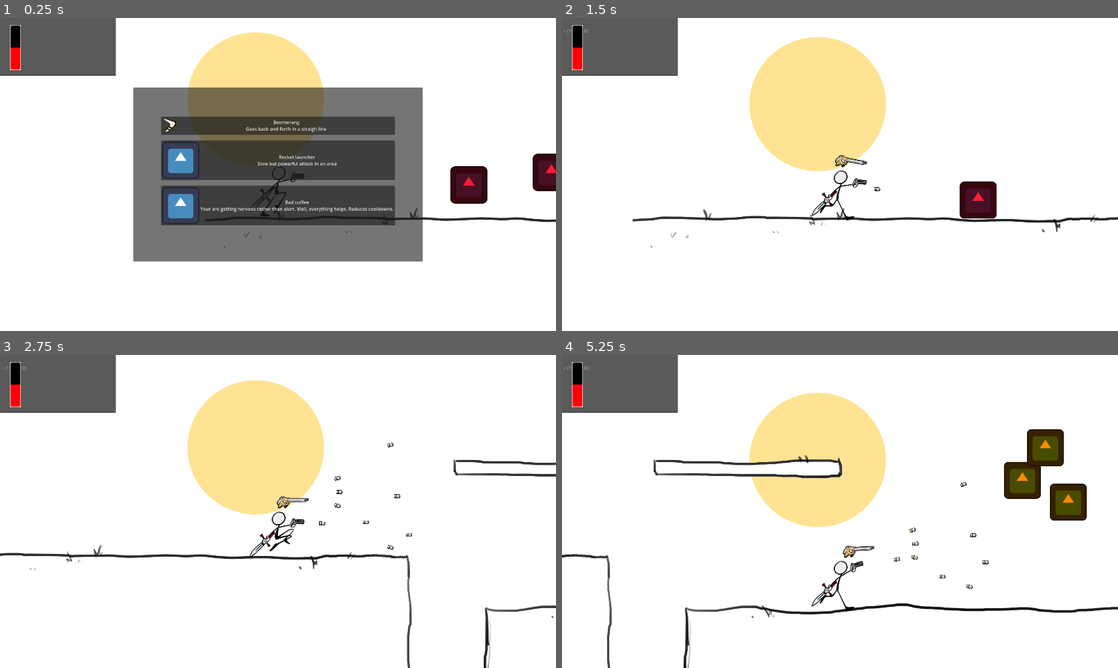
Above: before the commit, frames 1-4 (two rows, left to right).
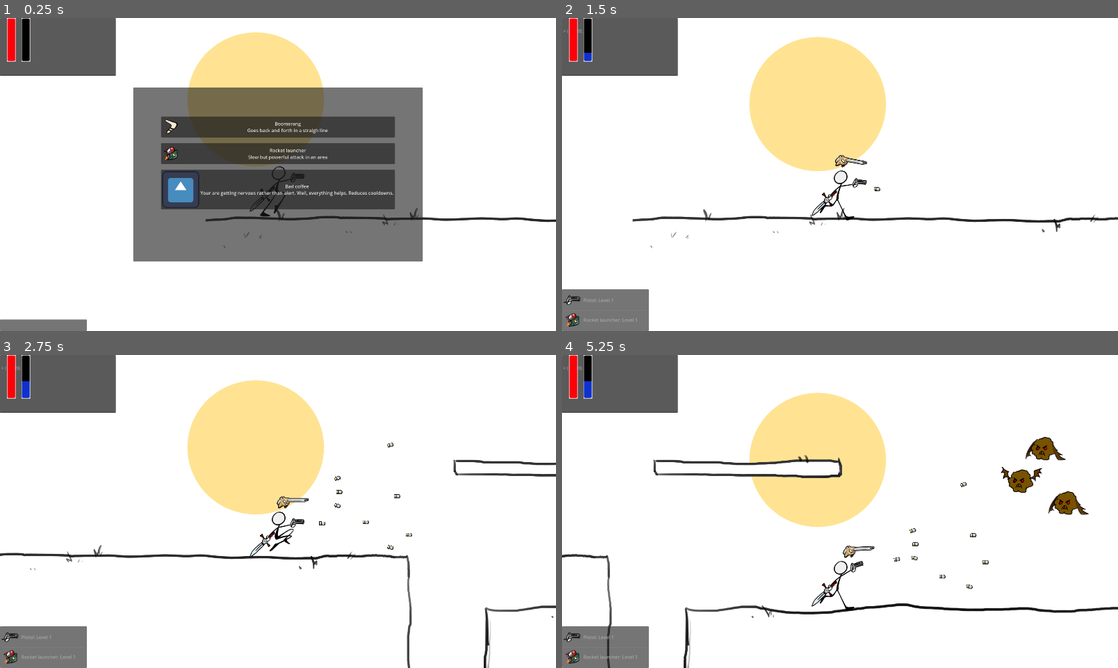
Above: after the commit, the same moments.

Repository: ricargoes/green-dusk
Game: Godot game, scene res://scenes/game.tscn
Same seed, same stepped clock (60 frames per second), same inputs: the game is played once before the commit and once after it. The engine's default icon, where the game draws it, is replaced by a stand-in: a white triangle on a blue panel in a dark square.
Inputs:
- Up to frame 1 (0.25 s): no input
- Up to frame 2 (1.5 s): click "Rocket launcher Slow but powe…" at 0.5 s
- Up to frame 3 (2.75 s): tap Space (jump) at 1.52, 2.27 s
- Up to frame 4 (5.25 s): tap Space (jump) at 3.77, 4.52 s

The runs differ from the first frame. In frame 1, 7.9% of the frame differs, in the area x 0-100%, y 0-100%; in frame 2, 3.5%; in frame 3, 2.7%; in frame 4, 5.0%.

Commit message:
powerups leveling up and visualization

Diff:
--- /dev/null
+++ b/scenes/enemies/basic_enemy.tscn
@@ -0,0 +1,32 @@
+[gd_scene load_steps=6 format=3 uid="uid://cv5x51jwgqxsq"]
+
+[ext_resource type="PackedScene" uid="uid://csfarad5ilhw6" path="res://scenes/enemies/enermy.tscn" id="1_8tfco"]
+[ext_resource type="Texture2D" uid="uid://booq2ffceqwgc" path="res://resources/sprites/enemies/baseEnemy1.png" id="2_2smkd"]
+[ext_resource type="Texture2D" uid="uid://cfyok2k0wo6r7" path="res://resources/sprites/enemies/baseEnemy2.png" id="3_cuomi"]
+
+[sub_resource type="SpriteFrames" id="SpriteFrames_wio7a"]
+animations = [{
+"frames": [{
+"duration": 1.0,
+"texture": ExtResource("2_2smkd")
+}, {
+"duration": 1.0,
+"texture": ExtResource("3_cuomi")
+}],
+"loop": true,
+"name": &"default",
+"speed": 5.0
+}]
+
+[sub_resource type="RectangleShape2D" id="RectangleShape2D_tj310"]
+size = Vector2(131, 186)
+
+[node name="BasicEnemy" instance=ExtResource("1_8tfco")]
+
+[node name="Sprite2D" parent="." index="0"]
+sprite_frames = SubResource("SpriteFrames_wio7a")
+autoplay = "default"
+
+[node name="CollisionShape2D" parent="." index="1"]
+position = Vector2(-1.5, 0)
+shape = SubResource("RectangleShape2D_tj310")
--- a/scenes/enemies/enermy.gd
+++ b/scenes/enemies/enermy.gd
@@ -14,6 +14,10 @@
 var life_points = 1
 
 signal defeated(who)
+
+func _ready() -> void:
+	var hero = get_tree().get_first_node_in_group("hero")
+	defeated.connect(hero.on_enermy_defeated)
 
 func _enter_tree():
 	life_points = max_life_points
--- a/scenes/enemies/enermy.tscn
+++ b/scenes/enemies/enermy.tscn
@@ -1,7 +1,6 @@
-[gd_scene load_steps=5 format=3 uid="uid://csfarad5ilhw6"]
+[gd_scene load_steps=4 format=3 uid="uid://csfarad5ilhw6"]
 
 [ext_resource type="Script" path="res://scenes/enemies/enermy.gd" id="1_toofk"]
-[ext_resource type="Texture2D" uid="uid://5rou5wm7frds" path="res://resources/icon.svg" id="2_6ri2b"]
 
 [sub_resource type="RectangleShape2D" id="RectangleShape2D_bwkce"]
 size = Vector2(128, 126)
@@ -14,9 +13,7 @@
 collision_mask = 4
 script = ExtResource("1_toofk")
 
-[node name="Sprite2D" type="Sprite2D" parent="."]
-self_modulate = Color(1, 0.113725, 0.196078, 1)
-texture = ExtResource("2_6ri2b")
+[node name="Sprite2D" type="AnimatedSprite2D" parent="."]
 
 [node name="CollisionShape2D" type="CollisionShape2D" parent="."]
 shape = SubResource("RectangleShape2D_bwkce")
--- a/scenes/enemies/flying_enemy.tscn
+++ b/scenes/enemies/flying_enemy.tscn
@@ -1,9 +1,29 @@
-[gd_scene load_steps=3 format=3 uid="uid://biq6mnefrwx4"]
+[gd_scene load_steps=7 format=3 uid="uid://biq6mnefrwx4"]
 
 [ext_resource type="PackedScene" uid="uid://csfarad5ilhw6" path="res://scenes/enemies/enermy.tscn" id="1_5b1bj"]
 [ext_resource type="Script" path="res://scenes/enemies/flying_enemy.gd" id="2_vyr0w"]
+[ext_resource type="Texture2D" uid="uid://cu1u2t25ie5vd" path="res://resources/sprites/enemies/volador1.png" id="3_evfhe"]
+[ext_resource type="Texture2D" uid="uid://djejdopq0krqd" path="res://resources/sprites/enemies/volador2.png" id="4_8r5qn"]
+
+[sub_resource type="SpriteFrames" id="SpriteFrames_qcni8"]
+animations = [{
+"frames": [{
+"duration": 1.0,
+"texture": ExtResource("3_evfhe")
+}, {
+"duration": 1.0,
+"texture": ExtResource("4_8r5qn")
+}],
+"loop": true,
+"name": &"default",
+"speed": 10.0
+}]
+
+[sub_resource type="RectangleShape2D" id="RectangleShape2D_25rpp"]
+size = Vector2(84, 78)
 
 [node name="FlyingEnemy" groups=["airborne"] instance=ExtResource("1_5b1bj")]
+collision_mask = 0
 script = ExtResource("2_vyr0w")
 wander_upper_limit = 200.0
 wander_lower_limit = 500.0
@@ -13,3 +33,8 @@
 
 [node name="Sprite2D" parent="." index="0"]
 self_modulate = Color(1, 0.541176, 0, 1)
+sprite_frames = SubResource("SpriteFrames_qcni8")
+autoplay = "default"
+
+[node name="CollisionShape2D" parent="." index="1"]
+shape = SubResource("RectangleShape2D_25rpp")
--- a/scenes/global/game_library.gd
+++ b/scenes/global/game_library.gd
@@ -9,63 +9,67 @@
 	'Pistol': {
 		'type': PowerUpType.Weapon,
 		'description': 'Basic but reliable weapon, shoots bullets one at a time',
-		'icon': preload("res://resources/sprites/pj/pjArmGun.png"),
-		'scene': preload("res://scenes/powerups/shotgun.tscn")
+		'icon': preload("res://resources/ui/icons/pistol.png"),
+		'scene': preload("res://scenes/powerups/pistol.tscn")
 	},
 	'Sword and shield': {
 		'type': PowerUpType.Weapon,
 		'description': 'Slash nearby enermies while an orbiting shield protects you',
-		'icon': preload("res://resources/icon.svg"),
+		'icon': preload("res://resources/ui/icons/sword.png"),
 		'scene': preload("res://scenes/powerups/boomerang.tscn")
 	},
 	'Boomerang': {
 		'type': PowerUpType.Weapon,
 		'description': 'Goes back and forth in a straigh line',
-		'icon': preload("res://resources/sprites/weapons/boomerang.png"),
+		'icon': preload("res://resources/ui/icons/boomerang.png"),
 		'scene': preload("res://scenes/powerups/boomerang.tscn")
 	},
 	'Shotgun': {
 		'type': PowerUpType.Weapon,
 		'description': 'Blast in a wide arc to the nearest enemy',
-		'icon': preload("res://resources/sprites/weapons/escopeta.png"),
+		'icon': preload("res://resources/ui/icons/shotgun.png"),
 		'scene': preload("res://scenes/powerups/shotgun.tscn")
 	},
 	'Rocket launcher': {
 		'type': PowerUpType.Weapon,
 		'description': 'Slow but powerful attack in an area',
-		'icon': preload("res://resources/icon.svg"),
+		'icon': preload("res://resources/ui/icons/rocketlauncher.png"),
 		'scene': preload("res://scenes/powerups/shotgun.tscn")
 	},
 	'Mjolnir': {
 		'type': PowerUpType.Weapon,
 		'description': 'Orbits around you hitting enermies and casting down lightning like the god of thunder you are',
-		'icon': preload("res://resources/icon.svg"),
+		'icon': preload("res://resources/ui/icons/mjolnir.png"),
 		'scene': preload("res://scenes/powerups/shotgun.tscn")
 	},
 	'Antiair bird': {
 		'type': PowerUpType.Weapon,
 		'description': 'Target airborne enermies and make them bit the dust',
-		'icon': preload("res://resources/sprites/weapons/antiaereo1.png"),
+		'icon': preload("res://resources/ui/icons/antiair.png"),
 		'scene': preload("res://scenes/powerups/antiair_bird.tscn")
 	},
 	'Armor': {
 		'type': PowerUpType.Passive,
 		'description': 'Make yourself harder to kill: HP boost.',
-		'icon': preload("res://resources/icon.svg")
+		'icon': preload("res://resources/icon.svg"),
+		'levels': {1: 20, 2: 20, 3: 30, 4: 30, 5: 50}
 	},
 	"Invisibility cloak": {
 		'type': PowerUpType.Passive,
 		'description': 'Your father left it to you. You are harder to see and enemies tend to fail to hit you.',
-		'icon': preload("res://resources/icon.svg")
+		'icon': preload("res://resources/icon.svg"),
+		'levels': {1: 5, 2: 15, 3: 25, 4: 35, 5: 50}
 	},
 	'Bad coffee': {
 		'type': PowerUpType.Passive,
 		'description': 'Your are getting nervous rather than alert. Well, everything helps. Reduces cooldowns.',
-		'icon': preload("res://resources/icon.svg")
+		'icon': preload("res://resources/icon.svg"),
+		'levels': {1: 10, 2: 30, 3: 60, 4: 100, 5: 150}
 	},
 	'Dark Necrogrimoire': {
 		'type': PowerUpType.Passive,
 		'description': 'Suck the life out of your enermies and onto you. Gross but gets you life steal.',
-		'icon': preload("res://resources/icon.svg")
+		'icon': preload("res://resources/icon.svg"),
+		'levels': {1: 5, 2: 10, 3: 20, 4: 30, 5: 50}
 	},
 }
--- a/scenes/hero.gd
+++ b/scenes/hero.gd
@@ -5,13 +5,11 @@
 
 @export
 var player_speed: int = 200
-@export
-var shooting_cooldown: float = 0.3
-@export
-var arm_rotation_speed: float = 4*PI
 
 @export
 var max_life_points: int = 50
+@export
+var life_boost: float = 0.0
 @export
 var evasion: int = 0
 @export
@@ -24,17 +22,16 @@
 var xp: int = 0
 var xp_threshold: int = 100
 var powerups = { "Pistol": 1 }
+var enemies_slain: int = 0
 
 var jump_impulse_time: float = 0.0
-
-var pistol_target: Enemy = null
 
 signal died
 
 func _ready() -> void:
-	$ShootingCooldown.wait_time = shooting_cooldown
-	life_points = max_life_points/2.0
-	$UI.sync_life(life_points, max_life_points)
+	life_points = max_life_points + life_boost
+	$UI.sync_life(life_points, max_life_points + life_boost)
+	$UI.sync_xp(xp, xp_threshold)
 	level_up()
 
 func _process(delta: float) -> void:
@@ -61,44 +58,23 @@
 	if global_position.y > GameConstants.DEATH_GLOBAL_Y_POSITION:
 		hurt(1000)
 
-	if pistol_target == null or pistol_target.dead:
-		select_target()
-
-	var target_orientation = $ShoulderPivot.global_position.angle_to_point(pistol_target.global_position) if pistol_target != null else 0
-	aim_to(target_orientation, delta)
-
 func hurt(damage: float):
 	if randi() % 100 <= evasion:
 		return
 	life_points -= damage
-	$UI.sync_life(life_points, max_life_points)
+	$UI.sync_life(life_points, max_life_points + life_boost)
 	if life_points <= 0:
 		die()
 
 func die():
 	died.emit()
 
-func shoot():
-	var orientation = $ShoulderPivot.rotation
-	var game = get_tree().current_scene
-	game.spawn_bullet($ShoulderPivot.global_position + Vector2.from_angle(orientation)*120, orientation, true)
-
-func select_target():
-	pistol_target = null
-	var pistol_range = 1000
-	for enemy: Node2D in get_tree().get_nodes_in_group("enemies"):
-		if (enemy.global_position - global_position).length() < pistol_range:
-			pistol_target = enemy
-
-func aim_to(target_orientation: float, delta: float):
-	var rotation_strength = fmod(target_orientation-$ShoulderPivot.rotation, PI)/PI
-	$ShoulderPivot.rotation += rotation_strength*arm_rotation_speed*delta
-
 func get_xp(amount: int):
 	xp += amount
 	if(xp >= xp_threshold):
 		xp -= xp_threshold
 		await level_up()
+	$UI.sync_xp(xp, xp_threshold)
 	get_tree().paused = false
 
 func level_up():
@@ -113,32 +89,38 @@
 func equip_powerup(powerup_name: String):
 	var powerup = GameLibrary.POWERUPS[powerup_name]
 	if not powerups.has(powerup_name):
-		powerups[powerup_name] = 1
-		if powerup["type"] == GameLibrary.PowerUpType.Weapon:
-			var weapon_instance = powerup.scene.instantiate()
-			add_child(weapon_instance)
-	else:
-		powerups[powerup_name] += 1
+		powerups[powerup_name] = 0
+
+	powerups[powerup_name] += 1
 
 	if powerup["type"] == GameLibrary.PowerUpType.Passive:
+		var boost_value = powerup['levels'][powerups[powerup_name]]
 		match powerup_name:
 			'Armor':
-				max_life_points += 20
+				life_boost = boost_value
 				life_points += 20
-				$UI.sync_life(life_points, max_life_points)
+				$UI.sync_life(life_points, max_life_points + life_boost)
 			"Invisibility cloak":
-				evasion += 5
+				evasion = boost_value
 			'Bad coffee':
-				attack_frecuency_boost += 0.2
-				get_tree().call_group("weapos", "cooldown_boost", attack_frecuency_boost)
-				$ShootingCooldown.wait_time = shooting_cooldown/attack_frecuency_boost
+				attack_frecuency_boost = boost_value/100.0
+				get_tree().call_group("weapons", "cooldown_boost", attack_frecuency_boost)
 			'Dark Necrogrimoire':
-				life_steal += 0.05
+				life_steal = boost_value/100.0
+	elif powerup["type"] == GameLibrary.PowerUpType.Weapon:
+		if powerups[powerup_name] == 1:
+			var weapon_instance = powerup.scene.instantiate()
+			weapon_instance.name = powerup_name
+			add_child(weapon_instance)
+
+		get_node(powerup_name).set_level(powerups[powerup_name])
+	%Summary.sync_powerups(powerups)
 
 func steal_life(damage: float):
 	var life_stealed = life_steal*damage
 	life_points = min(max_life_points, life_points+life_stealed)
 	$UI.sync_life(life_points, max_life_points)
 
-func _on_enermy_defeated(who: Variant) -> void:
-	get_xp(who.xp_value)
+func on_enermy_defeated(enermy: Enemy) -> void:
+	get_xp(enermy.xp_value)
+	enemies_slain += 1
--- a/scenes/hero.tscn
+++ b/scenes/hero.tscn
@@ -7,13 +7,15 @@
 [ext_resource type="Texture2D" uid="uid://bp2td4rfr1wwv" path="res://resources/sprites/pj/pjJumpingLegs.png" id="3_gquj7"]
 [ext_resource type="Texture2D" uid="uid://bd5pw0yjs0ft3" path="res://resources/ui/empty_v_bar.png" id="3_kjtew"]
 [ext_resource type="Texture2D" uid="uid://bhf0omvlasllj" path="res://resources/sprites/pj/pjBodyRunning.png" id="4_2trbn"]
-[ext_resource type="Texture2D" uid="uid://b58k1lvplemds" path="res://resources/ui/full_fuel_bar.png" id="4_5m4m8"]
 [ext_resource type="Texture2D" uid="uid://vt87ye3ybyhb" path="res://resources/ui/bar_v_border.png" id="4_r372t"]
 [ext_resource type="Texture2D" uid="uid://ciownt0dopb4i" path="res://resources/sprites/pj/pjRunningLegs1.png" id="6_ejbq7"]
 [ext_resource type="Texture2D" uid="uid://ced1gvm3ejp8b" path="res://resources/sprites/pj/pjRunningLegs2.png" id="7_34yky"]
 [ext_resource type="PackedScene" uid="uid://cdxbhwtpcrqwx" path="res://scenes/level_up_screen.tscn" id="7_y4fjo"]
 [ext_resource type="Texture2D" uid="uid://e7iq4rrlcxb8" path="res://resources/sprites/pj/pjArmSword.png" id="8_8jdhp"]
-[ext_resource type="Texture2D" uid="uid://clgvcank1n2xd" path="res://resources/sprites/pj/pjArmGun.png" id="8_cuksm"]
+[ext_resource type="PackedScene" uid="uid://c8qbjfx63idyx" path="res://scenes/powerups/pistol.tscn" id="9_jqixl"]
+[ext_resource type="Texture2D" uid="uid://bdexcucrlyfrt" path="res://resources/ui/full_life_bar.png" id="13_axndc"]
+[ext_resource type="Texture2D" uid="uid://cuxvaqlgqpm2c" path="res://resources/ui/full_xp_bar.png" id="14_glpkk"]
+[ext_resource type="Script" path="res://scenes/summary.gd" id="15_1qfb5"]
 
 [sub_resource type="SpriteFrames" id="SpriteFrames_ldks5"]
 animations = [{
@@ -62,6 +64,8 @@
 [sub_resource type="RectangleShape2D" id="RectangleShape2D_lk7si"]
 size = Vector2(53, 137)
 
+[sub_resource type="StyleBoxEmpty" id="StyleBoxEmpty_er8d3"]
+
 [node name="Hero" type="CharacterBody2D" groups=["hero"]]
 collision_mask = 4
 floor_stop_on_slope = false
@@ -82,12 +86,7 @@
 [node name="SwordArm" type="Sprite2D" parent="."]
 texture = ExtResource("8_8jdhp")
 
-[node name="ShoulderPivot" type="Node2D" parent="."]
-position = Vector2(0, -27)
-
-[node name="PistolArm" type="Sprite2D" parent="ShoulderPivot"]
-texture = ExtResource("8_cuksm")
-offset = Vector2(0, 27)
+[node name="Pistol" parent="." instance=ExtResource("9_jqixl")]
 
 [node name="RunningShape" type="CollisionShape2D" parent="."]
 shape = SubResource("RectangleShape2D_8yq1y")
@@ -105,12 +104,19 @@
 [node name="UI" type="CanvasLayer" parent="."]
 script = ExtResource("3_fjqen")
 
-[node name="LifeBar" type="TextureProgressBar" parent="UI"]
+[node name="HBoxContainer" type="HBoxContainer" parent="UI"]
+offset_right = 40.0
+offset_bottom = 40.0
+theme_override_constants/separation = 20
+
+[node name="VSeparator" type="VSeparator" parent="UI/HBoxContainer"]
+layout_mode = 2
+theme_override_styles/separator = SubResource("StyleBoxEmpty_er8d3")
+
+[node name="LifeBar" type="TextureProgressBar" parent="UI/HBoxContainer"]
 unique_name_in_owner = true
-offset_left = 35.0
-offset_top = 25.0
-offset_right = 72.0
-offset_bottom = 180.0
+custom_minimum_size = Vector2(30, 150)
+layout_mode = 2
 value = 50.0
 fill_mode = 3
 nine_patch_stretch = true
@@ -120,14 +126,36 @@
 stretch_margin_bottom = 3
 texture_under = ExtResource("3_kjtew")
 texture_over = ExtResource("4_r372t")
-texture_progress = ExtResource("4_5m4m8")
+texture_progress = ExtResource("13_axndc")
+
+[node name="XPBar" type="TextureProgressBar" parent="UI/HBoxContainer"]
+unique_name_in_owner = true
+custom_minimum_size = Vector2(30, 150)
+layout_mode = 2
+value = 50.0
+fill_mode = 3
+nine_patch_stretch = true
+stretch_margin_left = 3
+stretch_margin_top = 3
+stretch_margin_right = 3
+stretch_margin_bottom = 3
+texture_under = ExtResource("3_kjtew")
+texture_over = ExtResource("4_r372t")
+texture_progress = ExtResource("14_glpkk")
+tint_progress = Color(0.988235, 0.933333, 1, 1)
 
 [node name="LevelUpScreen" parent="UI" instance=ExtResource("7_y4fjo")]
 process_mode = 3
 visible = false
 
-[node name="ShootingCooldown" type="Timer" parent="."]
-wait_time = 0.3
-autostart = true
-
-[connection signal="timeout" from="ShootingCooldown" to="." method="shoot"]
+[node name="Summary" type="ItemList" parent="UI"]
+unique_name_in_owner = true
+custom_minimum_size = Vector2(300, 0)
+anchors_preset = 2
+anchor_top = 1.0
+anchor_bottom = 1.0
+offset_top = -40.0
+offset_right = 40.0
+grow_vertical = 0
+auto_height = true
+script = ExtResource("15_1qfb5")
--- /dev/null
+++ b/scenes/pistol.gd
@@ -0,0 +1,44 @@
+extends Node2D
+
+@export
+var shooting_cooldown: float = 0.3
+@export
+var arm_rotation_speed: float = 4*PI
+
+var target: Enemy = null
+
+func _ready() -> void:
+	$ShootingCooldown.wait_time = shooting_cooldown
+
+func _process(delta: float) -> void:
+	if target == null or target.dead:
+		select_target()
+
+	var target_orientation = global_position.angle_to_point(target.global_position) if target != null else 0.0
+	aim_to(target_orientation, delta)
+
+
+func shoot():
+	var orientation = rotation
+	var game = get_tree().current_scene
+	game.spawn_bullet(global_position + Vector2.from_angle(orientation)*120, orientation, true)
+
+func set_level(level: int):
+	match level:
+		1:
+			shooting_cooldown = 0.3
+			arm_rotation_speed = 4*PI
+
+func cooldown_boost(boost: float):
+	$ShootingCooldown.wait_time = shooting_cooldown/boost
+
+func select_target():
+	target = null
+	var pistol_range = 1000
+	for enemy: Node2D in get_tree().get_nodes_in_group("enemies"):
+		if (enemy.global_position - global_position).length() < pistol_range:
+			target = enemy
+
+func aim_to(target_orientation: float, delta: float):
+	var rotation_strength = fmod(target_orientation-rotation, PI)/PI
+	rotation += rotation_strength*arm_rotation_speed*delta
--- a/scenes/powerups/antiair_bird.gd
+++ b/scenes/powerups/antiair_bird.gd
@@ -39,3 +39,10 @@
 
 func cooldown_boost(boost: float):
 	$Cooldown.wait_time = cooldown_time/boost
+
+func set_level(level: int):
+	match level:
+		1:
+			speed = 900
+			damage = 24.0
+			cooldown_time = 1.0
--- a/scenes/powerups/boomerang.gd
+++ b/scenes/powerups/boomerang.gd
@@ -25,3 +25,11 @@
 
 func cooldown_boost(boost: float):
 	speed_boost = boost
+
+func set_level(level: int):
+	match level:
+		1:
+			pos_left = Vector2(-800, 0)
+			pos_right = Vector2(800, 0)
+			dps = 30.0
+			speed = 900
--- a/scenes/powerups/boomerang.tscn
+++ b/scenes/powerups/boomerang.tscn
@@ -5,6 +5,21 @@
 
 [sub_resource type="CircleShape2D" id="CircleShape2D_m0bff"]
 radius = 19.0263
+
+[sub_resource type="Animation" id="Animation_ch03a"]
+length = 0.001
+tracks/0/type = "value"
+tracks/0/imported = false
+tracks/0/enabled = true
+tracks/0/path = NodePath("Sprite2D:rotation")
+tracks/0/interp = 1
+tracks/0/loop_wrap = true
+tracks/0/keys = {
+"times": PackedFloat32Array(0),
+"transitions": PackedFloat32Array(1),
+"update": 0,
+"values": [0.0]
+}
 
 [sub_resource type="Animation" id="Animation_lf7vk"]
 resource_name = "turn"
@@ -20,21 +35,6 @@
 "transitions": PackedFloat32Array(1, 1),
 "update": 0,
 "values": [0.0, 6.28319]
-}
-
-[sub_resource type="Animation" id="Animation_ch03a"]
-length = 0.001
-tracks/0/type = "value"
-tracks/0/imported = false
-tracks/0/enabled = true
-tracks/0/path = NodePath("Sprite2D:rotation")
-tracks/0/interp = 1
-tracks/0/loop_wrap = true
-tracks/0/keys = {
-"times": PackedFloat32Array(0),
-"transitions": PackedFloat32Array(1),
-"update": 0,
-"values": [0.0]
 }
 
 [sub_resource type="AnimationLibrary" id="AnimationLibrary_uuiod"]
--- /dev/null
+++ b/scenes/powerups/pistol.tscn
@@ -0,0 +1,18 @@
+[gd_scene load_steps=3 format=3 uid="uid://c8qbjfx63idyx"]
+
+[ext_resource type="Script" path="res://scenes/pistol.gd" id="1_cvxao"]
+[ext_resource type="Texture2D" uid="uid://clgvcank1n2xd" path="res://resources/sprites/pj/pjArmGun.png" id="2_fsjh2"]
+
+[node name="Pistol" type="Node2D" groups=["weapon"]]
+position = Vector2(0, -27)
+script = ExtResource("1_cvxao")
+
+[node name="PistolArm" type="Sprite2D" parent="."]
+texture = ExtResource("2_fsjh2")
+offset = Vector2(0, 27)
+
+[node name="ShootingCooldown" type="Timer" parent="."]
+wait_time = 0.3
+autostart = true
+
+[connection signal="timeout" from="ShootingCooldown" to="." method="shoot"]
--- a/scenes/powerups/shotgun.gd
+++ b/scenes/powerups/shotgun.gd
@@ -4,6 +4,8 @@
 var rotation_speed = 2*PI
 @export
 var cooldown_time: float = 0.5
+
+var level = 1
 
 func _ready() -> void:
 	$Cooldown.wait_time = cooldown_time
@@ -36,3 +38,10 @@
 
 func cooldown_boost(boost: float):
 	$Cooldown.wait_time = cooldown_time/boost
+
+func set_level(new_level: int):
+	level = new_level
+	match level:
+		1:
+			rotation_speed = 2*PI
+			cooldown_time = 0.5
--- /dev/null
+++ b/scenes/summary.gd
@@ -0,0 +1,9 @@
+extends ItemList
+
+
+func sync_powerups(powerups_levels: Dictionary):
+	clear()
+	for powerup_name in powerups_levels.keys():
+		var powerup_info: Dictionary = GameLibrary.POWERUPS[powerup_name]
+		var level: int = powerups_levels[powerup_name]
+		add_item(powerup_name + ": Level " + str(level), powerup_info['icon'], false)
--- a/scenes/terrain/terrain_chunk_2.tscn
+++ b/scenes/terrain/terrain_chunk_2.tscn
@@ -42,3 +42,12 @@
 
 [node name="CollisionPolygon2D" type="CollisionPolygon2D" parent="Hitboxes" index="2"]
 polygon = PackedVector2Array(1, 694, 239, 712, 549, 771, 924, 865, 1252, 856, 1501, 887, 1680, 885, 1678, 1074, -1, 1083)
+
+[node name="CollisionPolygon2D2" type="CollisionPolygon2D" parent="Hitboxes" index="3"]
+polygon = PackedVector2Array(4783, 699, 4775, 1075, 7034, 1083, 6974, 757, 7159, 578, 7193, 521, 7174, 485, 6971, 523, 6808, 582, 6232, 656, 6056, 699, 5412, 699)
+
+[node name="CollisionPolygon2D3" type="CollisionPolygon2D" parent="Hitboxes" index="4"]
+polygon = PackedVector2Array(11518, 697, 11519, 1080, 7619, 1071, 7624, 878, 9405, 882, 9666, 836, 10073, 817, 10405, 745, 10526, 698)
+
+[node name="CollisionPolygon2D4" type="CollisionPolygon2D" parent="Hitboxes" index="5"]
+polygon = PackedVector2Array(10419, 457, 10425, 387, 9985, 385, 9873, 367, 9730, 376, 9622, 396, 9530, 441, 9177, 560, 9175, 601, 9238, 592, 9337, 551, 9527, 509, 9770, 435, 9941, 446, 10017, 464, 10223, 464, 10338, 457)
--- a/scenes/ui.gd
+++ b/scenes/ui.gd
@@ -4,3 +4,7 @@
 func sync_life(actual_value: float, max_value: int):
 	%LifeBar.max_value = max_value
 	%LifeBar.value = actual_value
+
+func sync_xp(actual_value: float, max_value: int):
+	%XPBar.max_value = max_value
+	%XPBar.value = actual_value
Renamed: resources/ui/full_fuel_bar.png -> resources/ui/full_life_bar.png
Not shown, changed: resources/ui/full_life_bar.png.import
Binary file added: resources/ui/full_xp_bar.png
Not shown, added: resources/ui/full_xp_bar.png.import
Binary file added: resources/ui/icons/antiair.png
Not shown, added: resources/ui/icons/antiair.png.import
Binary file added: resources/ui/icons/boomerang.png
Not shown, added: resources/ui/icons/boomerang.png.import
Binary file added: resources/ui/icons/mjolnir.png
Not shown, added: resources/ui/icons/mjolnir.png.import
Binary file added: resources/ui/icons/pistol.png
Not shown, added: resources/ui/icons/pistol.png.import
(and 7 more such lines)
